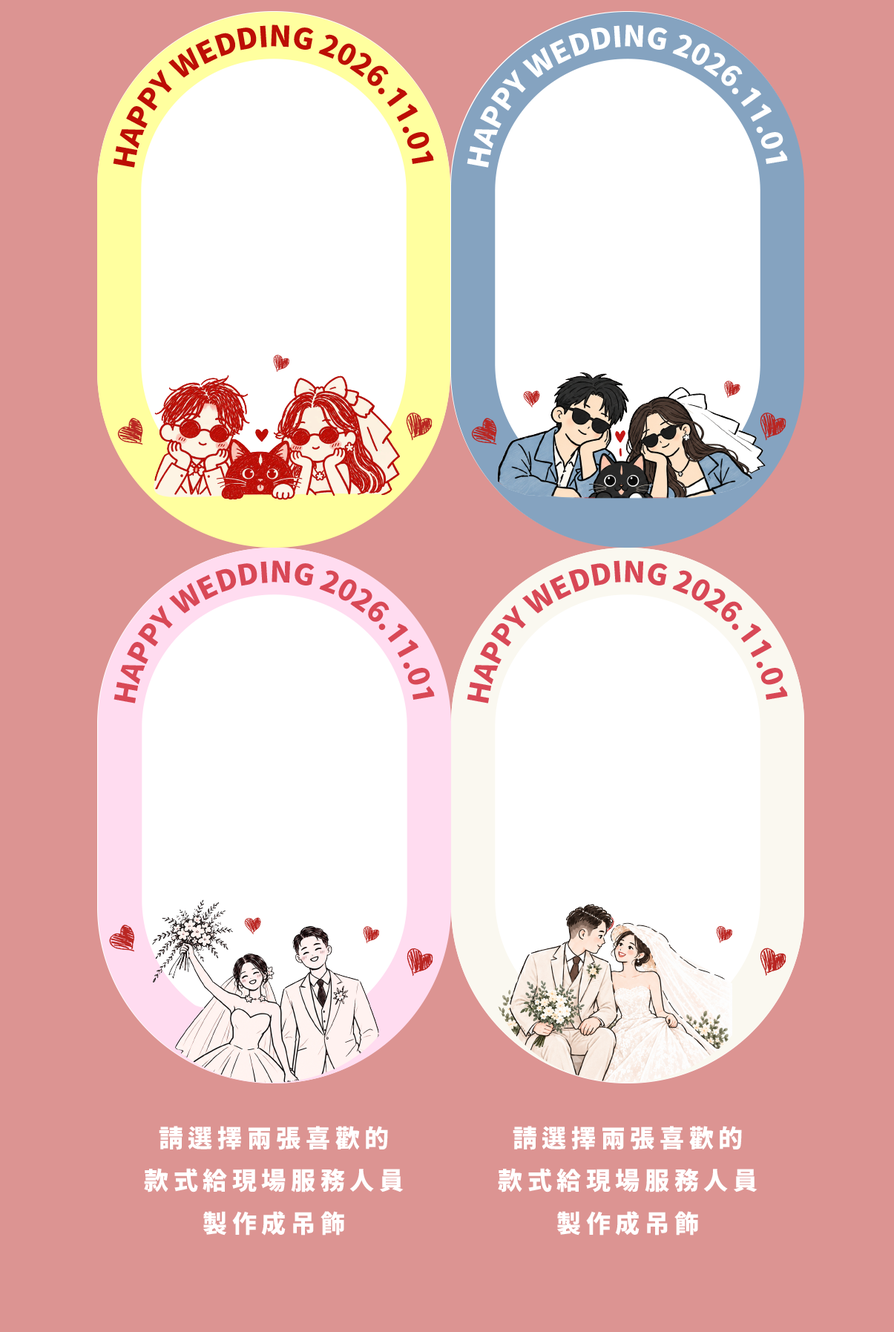
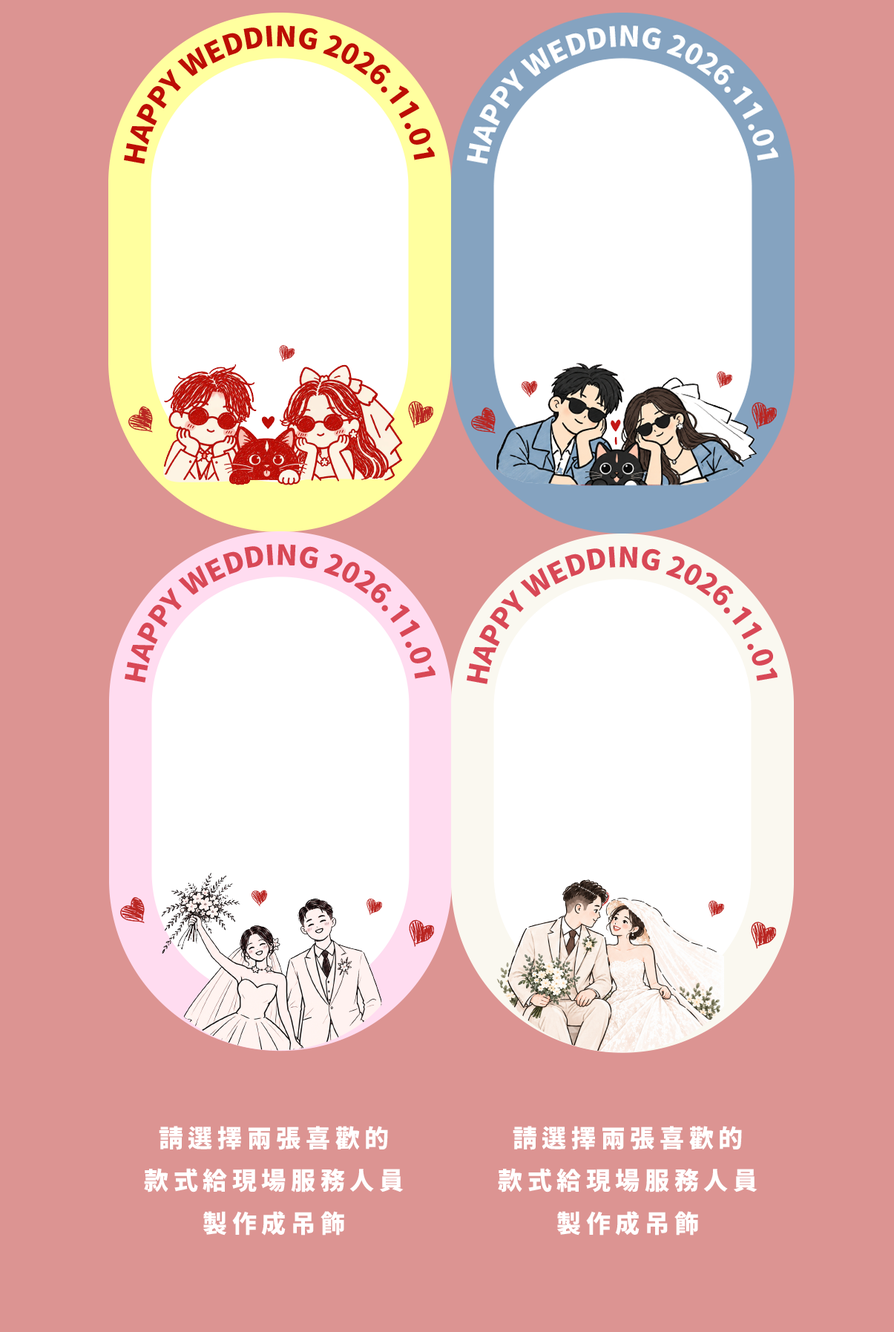
Layered file, before and after one edit (894x1332). Changes by layer:
renamed "向量圖智慧型物件" to "群組 2", painted on it over [97, 11, 805, 1084]
removed layer "圖層 1" over [254, 441, 582, 503]
removed layer "向量圖智慧型物件 拷貝 5" over [97, 11, 805, 1084]
